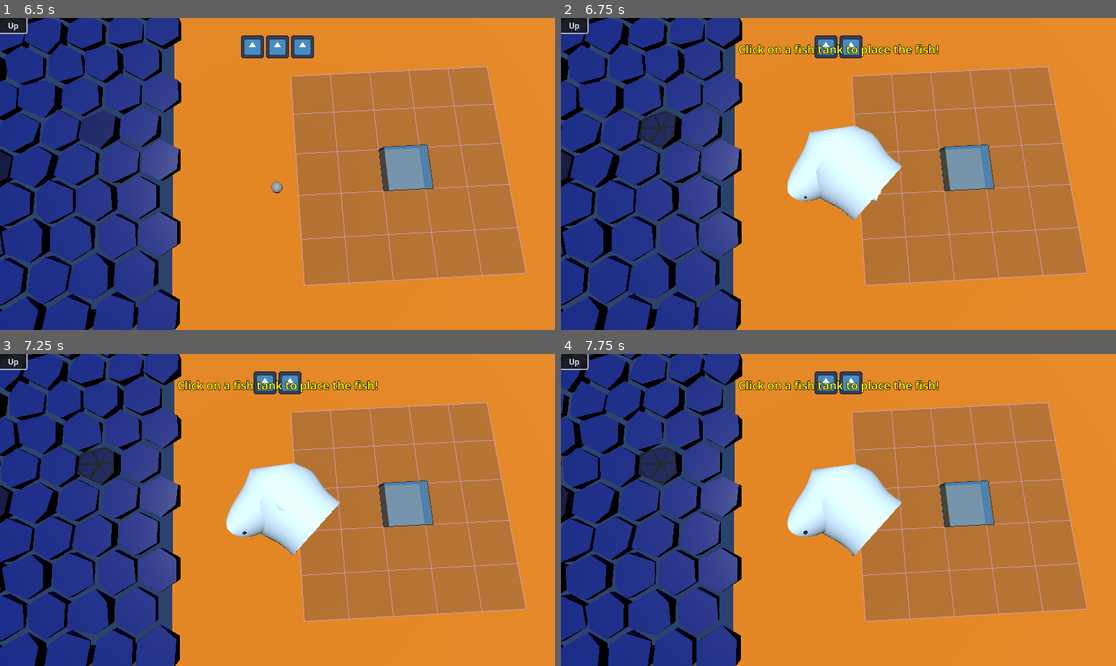
Above: before the commit, frames 1-4 (two rows, left to right).
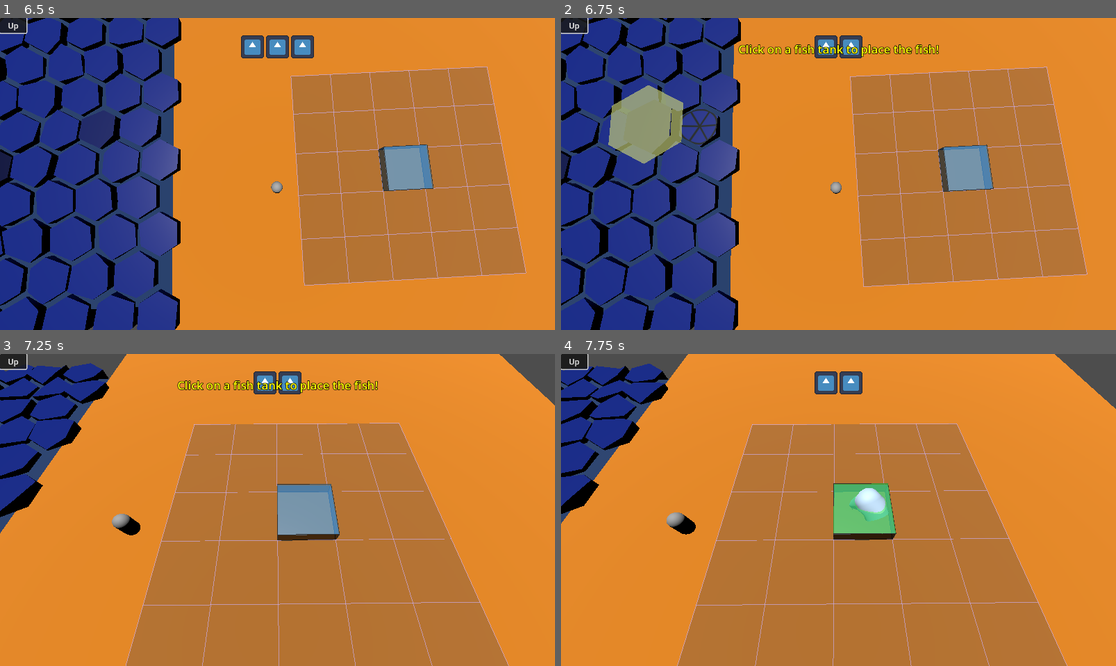
Above: after the commit, the same moments.

Repository: BinRoot/ludum-dare-58
Game: Godot game, scene res://Scenes/world.tscn
The game is run twice, just before and just after one commit, with the same random seed, the same clock (stepped at 60 frames per second) and the same inputs. The engine's default icon, where the game draws it, is replaced by a stand-in: a white triangle on a blue panel in a dark square.
Inputs (mouse positions are in pixels of both pictures, inside the frame that each line leads up to):
- Up to frame 1 (6.5 s): click "Up" at 0.5 s; click "Up" at 1.25 s; click "Up" at 2 s; move the mouse to (399, 158) at 2.77 s; click (399, 158) at 2.92 s; drag from (166, 189) to (249, 236) at 3.52 s; move the mouse to (333, 105) at 4.27 s; click (333, 105) at 4.42 s; drag from (249, 236) to (111, 127) at 5.02 s; move the mouse to (444, 220) at 5.77 s; click (444, 220) at 5.92 s
- Up to frame 2 (6.75 s): drag from (672, 127) to (755, 96) at 6.52 s
- Up to frame 3 (7.25 s): no input
- Up to frame 4 (7.75 s): tap A at 7.25 s; move the mouse to (866, 510) at 7.27 s; click (866, 510) at 7.42 s

Frame 1 is identical in both runs. In frame 2, 14% of the frame differs, in the area x 0-95%, y 0-100%; in frame 3, 64%; in frame 4, 66%, in the area x 0-100%, y 0-100%.

Commit message:
fish tank camera

Diff:
--- a/Scenes/fish.gd
+++ b/Scenes/fish.gd
@@ -89,7 +89,7 @@
 @export var surface_interval_min: float = 2.0  # Minimum time between surfaces
 @export var surface_interval_max: float = 8.0  # Maximum time between surfaces
 @export var surface_duration: float = 1.0  # How long the fish stays visible at surface
-@export var surface_look_angle: float = 90.0  # Degrees to look up when surfacing
+@export var surface_look_angle: float = 0.0  # Degrees to look up when surfacing
 
 var _mesh_instance: MeshInstance3D
 var _debug_mesh_instance: MeshInstance3D
--- a/Scenes/fish_tank.gd
+++ b/Scenes/fish_tank.gd
@@ -262,7 +262,11 @@
 	var local_z = row * cell_size + (height * cell_size / 2.0)
 
 	# Position relative to boundary origin
+	var old_position = position
 	position = boundary_origin + Vector3(local_x, 0, local_z)
+
+	# Update fish positions if any fish are in the tank
+	_update_fish_positions(old_position)
 
 func _on_mouse_entered():
 	is_hovered = true
@@ -350,7 +354,10 @@
 
 func _process(_delta):
 	if is_dragging:
+		var old_position = position
 		_update_drag_position()
+		# Update fish positions to follow the tank
+		_update_fish_positions(old_position)
 		# Update visual feedback based on collision state
 		_update_drag_visual_feedback()
 
@@ -511,3 +518,20 @@
 
 	add_child(bounds)
 	return bounds
+
+# Update fish positions when the tank moves
+func _update_fish_positions(old_tank_position: Vector3):
+	if contained_fish.is_empty():
+		return
+
+	# Calculate the position delta
+	var position_delta = position - old_tank_position
+
+	# Move all fish by the same delta
+	for fish in contained_fish:
+		if fish and is_instance_valid(fish):
+			fish.global_position += position_delta
+
+			# If fish is currently moving to a target, update the target too
+			if fish.has_method("get") and "current_target" in fish:
+				fish.current_target += position_delta
--- a/Scenes/sea_tile.gd
+++ b/Scenes/sea_tile.gd
@@ -11,9 +11,13 @@
 var net_visual: MeshInstance3D = null
 var static_body: StaticBody3D = null
 var caught_fish: Array[Node3D] = []  # Track fish that have already been caught
+var celebration_tween: Tween = null
+var original_y_position: float = 0.0
 
 # Attach to a Node3D, or run in an editor utility script
 func _ready():
+	# Store the original Y position for celebration animation
+	original_y_position = position.y
 	var radius := 2            # hex face "radius" (center to corner)
 	var length := 1.0           # how long you want it
 	var mesh := CylinderMesh.new()
@@ -91,6 +95,7 @@
 					if has_net and dist_xz < hex_radius * 0.7 and fish_ref not in caught_fish:  # Fish is in the center area
 						caught_fish.append(fish_ref)
 						fish_caught.emit(fish_ref, self)
+						_celebrate_catch()
 
 		material.set_shader_parameter("fish_under", max_is_under)
 
@@ -185,3 +190,72 @@
 	if net_visual != null:
 		net_visual.queue_free()
 		net_visual = null
+
+# Celebrate catching a fish with dramatic visual effects
+func _celebrate_catch():
+	# Cancel any existing celebration animation
+	if celebration_tween and celebration_tween.is_running():
+		celebration_tween.kill()
+
+	# Create a new tween for the celebration animation
+	celebration_tween = create_tween()
+	celebration_tween.set_parallel(true)  # Run all animations at the same time
+
+	# BOUNCE ANIMATION - rise up and settle down
+	var bounce_height = 0.8
+	celebration_tween.tween_property(self, "position:y", original_y_position + bounce_height, 0.3).set_ease(Tween.EASE_OUT).set_trans(Tween.TRANS_BACK)
+	celebration_tween.tween_property(self, "position:y", original_y_position, 0.5).set_ease(Tween.EASE_IN_OUT).set_trans(Tween.TRANS_ELASTIC).set_delay(0.3)
+
+	# SCALE ANIMATION - pulse effect
+	var original_scale = scale
+	celebration_tween.tween_property(self, "scale", original_scale * 1.3, 0.25).set_ease(Tween.EASE_OUT).set_trans(Tween.TRANS_BACK)
+	celebration_tween.tween_property(self, "scale", original_scale, 0.6).set_ease(Tween.EASE_IN_OUT).set_trans(Tween.TRANS_ELASTIC).set_delay(0.25)
+
+	# COLOR FLASH - create a vibrant flash effect with shader or overlay
+	_create_celebration_flash()
+
+	# Clean up parallel mode for next animation
+	celebration_tween.chain()
+
+# Create a visual flash effect for celebration
+func _create_celebration_flash():
+	# Create a bright, colorful overlay mesh
+	var flash_mesh = MeshInstance3D.new()
+	var cylinder = CylinderMesh.new()
+	cylinder.top_radius = hex_radius * 1.2
+	cylinder.bottom_radius = hex_radius * 1.2
+	cylinder.height = 0.1
+	cylinder.radial_segments = 6
+	flash_mesh.mesh = cylinder
+
+	# Create vibrant glowing material
+	var flash_material = StandardMaterial3D.new()
+	flash_material.shading_mode = BaseMaterial3D.SHADING_MODE_UNSHADED
+	flash_material.albedo_color = Color(1.0, 0.8, 0.2, 1.0)  # Golden yellow
+	flash_material.emission_enabled = true
+	flash_material.emission = Color(1.0, 0.9, 0.3)
+	flash_material.emission_energy_multiplier = 3.0
+	flash_material.transparency = BaseMaterial3D.TRANSPARENCY_ALPHA
+	flash_mesh.set_surface_override_material(0, flash_material)
+
+	# Position it at the tile
+	flash_mesh.position = Vector3(0, 0.6, 0)
+	add_child(flash_mesh)
+
+	# Animate the flash - grow and fade out
+	var flash_tween = create_tween()
+	flash_tween.set_parallel(true)
+
+	# Scale up
+	flash_tween.tween_property(flash_mesh, "scale", Vector3(1.5, 1.0, 1.5), 0.5).set_ease(Tween.EASE_OUT)
+
+	# Fade out by animating the material's albedo alpha
+	flash_tween.tween_property(flash_material, "albedo_color:a", 0.0, 0.5).set_ease(Tween.EASE_IN)
+
+	# Color shift from gold to white to cyan
+	flash_tween.tween_property(flash_material, "albedo_color", Color(0.3, 0.8, 1.0, 0.0), 0.5)
+	flash_tween.tween_property(flash_material, "emission", Color(0.3, 0.9, 1.0), 0.5)
+
+	# Clean up after animation
+	flash_tween.chain()
+	flash_tween.tween_callback(flash_mesh.queue_free)
--- a/Scenes/world.gd
+++ b/Scenes/world.gd
@@ -4,14 +4,32 @@
 @export var grid_width: int = 10
 @export var grid_height: int = 10
 @export var hex_radius: float = 2.0  # Must match the radius in sea_tile.gd
-
-# Preload the sea tile scene
+@export var pond_bounds: CollisionShape3D  # Reference to the pond bounds for spawning fish
+@export var tank_area: Node3D  # Reference to the fish tank area for camera focus
+
+# Preload scenes
 var sea_tile_scene = preload("res://Scenes/sea_tile.tscn")
+var fish_scene = preload("res://Scenes/fish.tscn")
 var sea_tiles: Array[Node3D] = []
 
+# Camera animation
+var original_camera_transform: Transform3D
+var camera_tween: Tween = null
+
 func _ready():
+	# Allow the world to process even when paused (for camera animations)
+	process_mode = Node.PROCESS_MODE_ALWAYS
+
 	generate_hex_grid()
 	update_fish_references()
+
+	# Store original camera position
+	var camera = get_viewport().get_camera_3d()
+	if camera:
+		original_camera_transform = camera.global_transform
+
+	# Connect to fish placement signal to spawn new fish
+	Global.fish_placed_in_tank.connect(_on_fish_placed_in_tank)
 
 func generate_hex_grid():
 	var hex_width = hex_radius * 1.0
@@ -81,21 +99,151 @@
 	# Pause the game world
 	get_tree().paused = true
 
-	# Make the fish visible and move it close to the camera
-	fish.visible = true
-
-	# Get the camera
+	# Completely disable surface behavior to prevent flickering
+	if "is_surfacing" in fish:
+		fish.is_surfacing = false
+	if "surface_timer" in fish:
+		fish.surface_timer = 0.0
+	if "next_surface_time" in fish:
+		fish.next_surface_time = 999999.0  # Set to very high value to prevent surfacing
+
+	# Make the fish visible but hide it temporarily during camera transition
+	fish.visible = false
+	fish.is_moving = false
+
+	# Stop the fish from moving around
+	if fish.has_method("set_movement_enabled"):
+		fish.set_movement_enabled(false)
+
+	# Animate camera to tank area
+	_animate_camera_to_tank_area(fish)
+
+# Called when a fish is placed in a tank - spawn a new one
+func _on_fish_placed_in_tank():
+	print("Spawning new fish in ocean...")
+	_spawn_new_fish()
+
+	# Animate camera back to original position
+	_animate_camera_to_original()
+
+# Spawn a new fish in the pond/ocean
+func _spawn_new_fish():
+	if not pond_bounds:
+		push_warning("No pond_bounds set! Cannot spawn new fish.")
+		return
+
+	# Instantiate a new fish
+	var new_fish = fish_scene.instantiate()
+
+	# Set the bounds for the fish to swim in
+	new_fish.bounds_shape = pond_bounds
+
+	# Position the fish at a random location within the pond
+	var spawn_position = _get_random_pond_position()
+	new_fish.global_position = spawn_position
+
+	# Add to the scene
+	add_child(new_fish)
+
+	# Register the fish with all sea tiles
+	for tile in sea_tiles:
+		tile.add_fish(new_fish)
+
+	print("New fish spawned at: ", spawn_position)
+
+# Get a random position within the pond bounds
+func _get_random_pond_position() -> Vector3:
+	if not pond_bounds:
+		return Vector3.ZERO
+
+	var shape = pond_bounds.shape
+	if shape is BoxShape3D:
+		var box = shape as BoxShape3D
+		var size = box.size
+		var random_pos = Vector3(
+			randf_range(-size.x / 2.0, size.x / 2.0),
+			randf_range(-size.y / 2.0, size.y / 2.0),
+			randf_range(-size.z / 2.0, size.z / 2.0)
+		)
+		# Transform to world space
+		return pond_bounds.global_transform * random_pos
+
+	# Default fallback
+	return pond_bounds.global_position
+
+# Animate camera to look at the tank area
+func _animate_camera_to_tank_area(fish: Node3D):
 	var camera = get_viewport().get_camera_3d()
-	if camera:
-		# Position fish in front of camera (closer view)
-		var camera_forward = -camera.global_transform.basis.z
-		var fish_position = camera.global_position + camera_forward * 5.0
-		fish.global_position = fish_position
-
-		# Make it face the camera
-		fish.look_at(camera.global_position, Vector3.UP)
-
-		# Stop the fish from moving around
-		if fish.has_method("set_movement_enabled"):
-			fish.set_movement_enabled(false)
-		fish.is_moving = false
+	if not camera or not tank_area:
+		push_warning("Camera or tank_area not found!")
+		return
+
+	# Cancel any existing camera animation
+	if camera_tween and camera_tween.is_running():
+		camera_tween.kill()
+
+	# Get the center of the tank area
+	var tank_center = tank_area.global_position
+
+	# Calculate a nice viewing position above and to the side of the tank area
+	var camera_offset = Vector3(0, 12, 8)  # Above and behind
+	var target_camera_position = tank_center + camera_offset
+
+	# Calculate the target rotation (basis) for looking at tank center
+	var direction = (tank_center - target_camera_position).normalized()
+	var right = direction.cross(Vector3.UP).normalized()
+	var up = right.cross(direction).normalized()
+	var target_basis = Basis(right, up, -direction)  # -direction because camera looks down -Z
+
+	# Create the tween for camera animation
+	camera_tween = create_tween()
+	camera_tween.set_process_mode(Tween.TWEEN_PROCESS_PHYSICS)  # Work while paused
+	camera_tween.set_pause_mode(Tween.TWEEN_PAUSE_PROCESS)  # Continue during pause
+	camera_tween.set_ease(Tween.EASE_IN_OUT)
+	camera_tween.set_trans(Tween.TRANS_CUBIC)
+	camera_tween.set_parallel(true)  # Animate position and rotation simultaneously
+
+	# Animate camera position and rotation together
+	camera_tween.tween_property(camera, "global_position", target_camera_position, 1.0)
+	camera_tween.tween_property(camera, "global_transform:basis", target_basis, 1.0)
+
+	# After animation completes, show the fish
+	camera_tween.chain()  # End parallel mode
+	camera_tween.tween_callback(func():
+		if camera and fish:
+			# Show the fish in front of the camera after transition
+			var camera_forward = -camera.global_transform.basis.z
+			var camera_right = camera.global_transform.basis.x
+			var camera_up = camera.global_transform.basis.y
+
+			# Position fish in front, offset to top left
+			var fish_position = camera.global_position + camera_forward * 5.0
+			fish_position += camera_up * 2  # Move up
+			fish_position -= camera_right * 3.5  # Move left
+
+			fish.global_position = fish_position
+			fish.visible = true
+			fish.look_at(camera.global_position, Vector3.UP)
+	)
+
+# Animate camera back to original position
+func _animate_camera_to_original():
+	var camera = get_viewport().get_camera_3d()
+	if not camera:
+		return
+
+	# Cancel any existing camera animation
+	if camera_tween and camera_tween.is_running():
+		camera_tween.kill()
+
+	# Create the tween for camera animation back
+	camera_tween = create_tween()
+	camera_tween.set_process_mode(Tween.TWEEN_PROCESS_PHYSICS)  # Work while paused
+	camera_tween.set_pause_mode(Tween.TWEEN_PAUSE_PROCESS)  # Continue during pause
+	camera_tween.set_ease(Tween.EASE_IN_OUT)
+	camera_tween.set_trans(Tween.TRANS_CUBIC)
+	camera_tween.set_parallel(true)
+
+	# Animate camera back to original position and rotation
+	camera_tween.tween_property(camera, "global_position", original_camera_transform.origin, 1.0)
+	camera_tween.tween_property(camera, "global_transform:basis", original_camera_transform.basis, 1.0)
--- a/Scenes/world.tscn
+++ b/Scenes/world.tscn
@@ -36,13 +36,16 @@
 rim_tint = 0.11
 refraction_enabled = true
 
-[node name="World" type="Node3D"]
+[node name="World" type="Node3D" node_paths=PackedStringArray("pond_bounds", "tank_area")]
 script = ExtResource("1_5a7ea")
+pond_bounds = NodePath("Pond/CollisionShape3D")
+tank_area = NodePath("Area3D")
 
 [node name="Player" parent="." instance=ExtResource("1_a02cp")]
 transform = Transform3D(1, 0, 0, 0, 1, 0, 0, 0, 1, 0, 1.352211, 0)
 
 [node name="Camera3D" type="Camera3D" parent="."]
+process_mode = 3
 transform = Transform3D(0.9986295, 0.051956907, -0.006287475, 0, 0.120136805, 0.9927573, 0.05233596, -0.9913968, 0.11997216, 0, 19.607, 1)
 
 [node name="DirectionalLight3D" type="DirectionalLight3D" parent="."]
